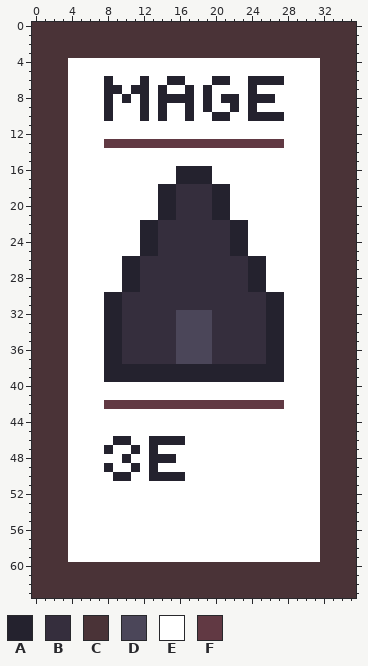
Two versions of one pixel-art sprite, core/assets/MageCard.png. Above: the version before the commit.
The file is 36x64 pixels.
Palette (. is transparent): A #24222e  B #352e3d  C #4a3337  D #4b4659  E #ffffff  F #613943
After the commit:
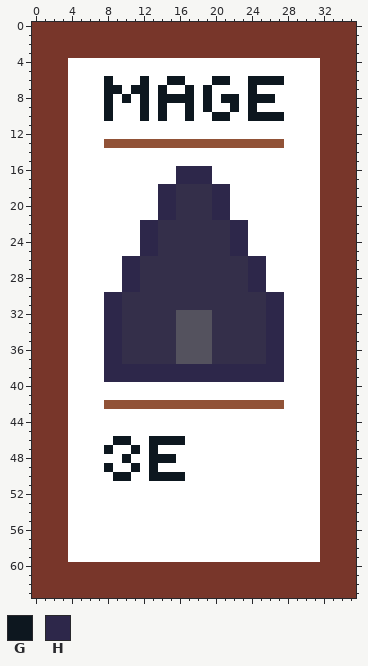
Colours new in this view: G #0d171f  H #2d274a
Commit: Made card colour-scheme more vibrant
Edits made:
colour B: #352e3d -> #342f4a
colour C: #4a3337 -> #78362a
colour D: #4b4659 -> #54525e
colour F: #613943 -> #915237
Changed rows in their new state; - is a pixel that keeps its letter.
first column x 8:
 6 G---G--GG---GG--GGGG
 7 GG-GG-G--G-G----G---
 8 G-G-G-GGGG-G-GG-GGG-
 9 G---G-G--G-G--G-G---
10 G---G-G--G--GG--GGGG
first column x 8:
16 --------HHHH--------
17 --------HHHH--------
18 ------HH----HH------
19 ------HH----HH------
20 ------HH----HH------
21 ------HH----HH------
22 ----HH--------HH----
23 ----HH--------HH----
24 ----HH--------HH----
25 ----HH--------HH----
26 --HH------------HH--
27 --HH------------HH--
28 --HH------------HH--
29 --HH------------HH--
30 HH----------------HH
31 HH----------------HH
32 HH----------------HH
33 HH----------------HH
34 HH----------------HH
35 HH----------------HH
36 HH----------------HH
37 HH----------------HH
38 HHHHHHHHHHHHHHHHHHHH
39 HHHHHHHHHHHHHHHHHHHH
first column x 8:
46 -GG--GGGG
47 G--G-G---
48 --G--GGG-
49 G--G-G---
50 -GG--GGGG
Pixel boxes of the changes (left, top, right, bottom) in both pictures:
changed: (32, 22, 356, 598)
